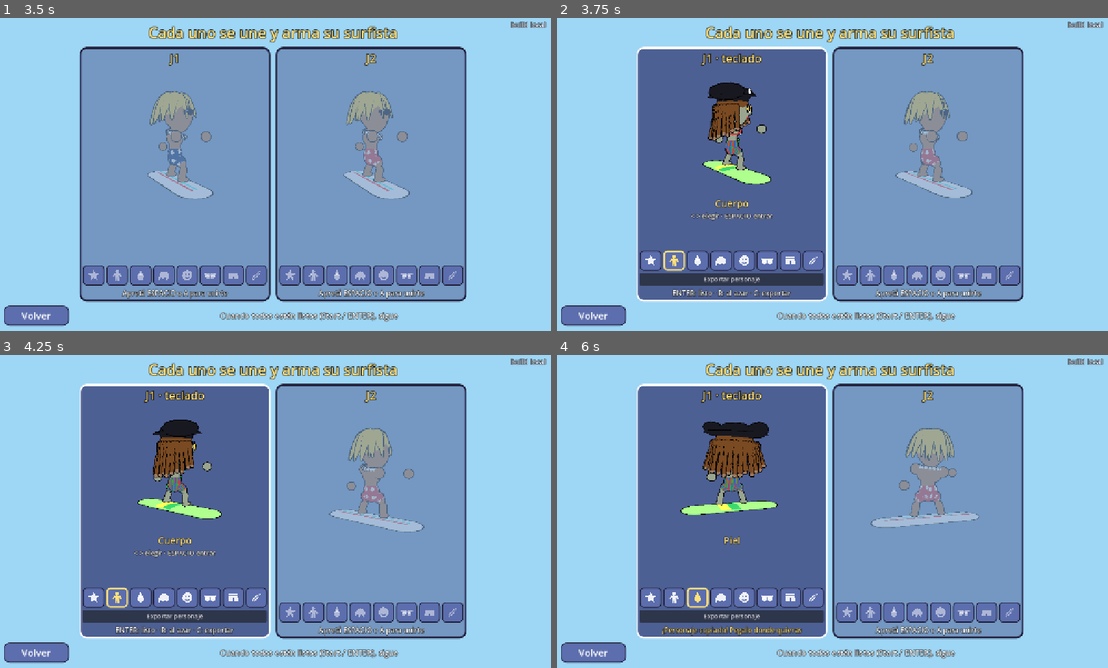
Above: before the commit, frames 1-4 (two rows, left to right).
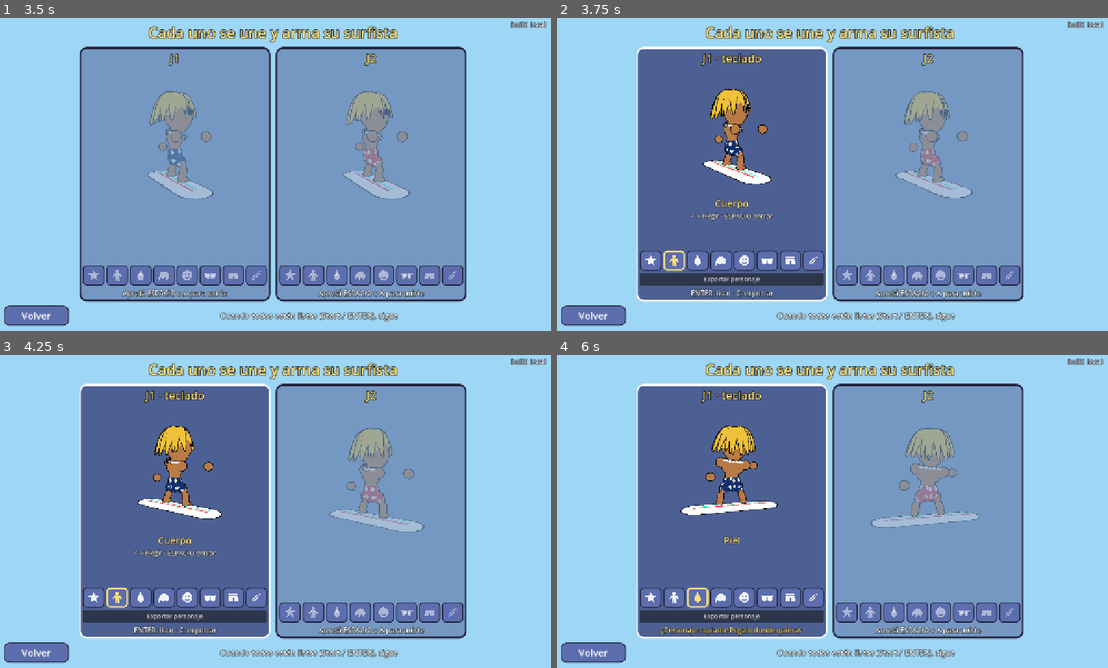
Above: after the commit, the same moments.

Repository: asimplesurfer/simplesurf
Game: Godot game, scene res://ui/menus/character_select.tscn
Same seed, same stepped clock (60 frames per second), same inputs: the game is played once before the commit and once after it. Sound files missing from this copy of the repository are replaced by a short silence.
Inputs (mouse positions are in pixels of both pictures, inside the frame that each line leads up to):
- Up to frame 1 (3.5 s): click "JUGAR" at 0.5 s; click "<" at 1.25 s; click ">" at 2 s; click "¡Vamos!" at 2.75 s
- Up to frame 2 (3.75 s): tap Enter at 3.5 s; move the mouse to (953, 158) at 3.52 s; hold D (p1_right) from 3.53 s (still down); tap R at 3.6 s; click (953, 158) at 3.67 s
- Up to frame 3 (4.25 s): keep holding D (p1_right)
- Up to frame 4 (6 s): release D (p1_right) at 4.25 s; click "Exportar personaje" at 4.25 s; drag from (716, 527) to (804, 574) at 5.02 s; move the mouse to (887, 442) at 5.77 s; hold D (p1_right) from 5.78 s (still down); tap E (p1_b) at 5.85 s

Frame 1 is identical in both runs. In frame 2, 2.2% of the frame differs, in the area x 20-43%, y 20-90%; in frame 3, 2.3%; in frame 4, 2.5%, in the area x 22-40%, y 21-52%.

Commit message:
Corcheras que nunca traban, olas que no desaparecen a la vista, derrape igual a la cortina, sacudón y salpicón, sin botón aleatorio
- Corcheras: al tocarlas endereza hacia donde avanza la carrera (un poco
  hacia adentro), rebote hacia el centro y frena una sola vez; se resbala
  pegado al borde aunque se apriete hacia afuera.
- Olas: no se sacan (ni se desvanecen) las que alguna persona tiene adelante
  a la vista; si no hay lugar, se va la que nadie ve.
- Derrape: tira solo a quien está dentro de la cortina de agua tal como se ve
  (antes la zona era más ancha al costado de la tabla y completa desde el
  primer instante).
- Sacudón de cámara al chocar a otro y al caer de un salto alto, con
  salpicón en anillo alrededor de la tabla.
- Menú de personajes: sin el botón de personaje al azar (Y / R).

Co-Authored-By: Claude Opus 5.5 <noreply@anthropic.com>
Claude-Session: https://claude.ai/code/session_0158oNfJa2g5qsqyuATh8Mjh

Diff:
--- a/core/camera/chase_camera.gd
+++ b/core/camera/chase_camera.gd
@@ -57,6 +57,9 @@
 		target.wave_punched.connect(func() -> void: shake(0.6))
 		# Lo chocaron: un sacudón según la fuerza del golpe.
 		target.bumped.connect(func(_dir: Vector3, strength: float) -> void: shake(0.2 + 0.4 * strength))
+		# Chocó a otro: un sacudón chico. Cayó de un salto alto: según la altura.
+		target.bumped_other.connect(func(_victim: Rider) -> void: shake(0.25))
+		target.hard_landed.connect(func(strength: float) -> void: shake(0.15 + 0.35 * strength))
 	_water = GameSession.find_in_scene(self, "water") as Water
 	if target:
 		global_position = _desired_position()
--- a/core/rider/rider.gd
+++ b/core/rider/rider.gd
@@ -24,6 +24,8 @@
 signal bumped(direction: Vector3, strength: float)
 ## Chocó a otro surfista.
 signal bumped_other(victim: Rider)
+## Cayó al agua desde un salto alto (strength 0..1): sacudón y salpicón.
+signal hard_landed(strength: float)
 signal motivation_started
 ## Atravesó una ola que estaba rompiendo (para la animación, el chapuzón y la cámara).
 signal wave_punched
@@ -117,6 +119,8 @@
 ## Del empujón: cuánto se lleva el chocado y cuánto el que choca (casi nada).
 const BUMP_VICTIM := 1.15
 const BUMP_HITTER := 0.12
+## Desde esta velocidad de caída (m/s) el aterrizaje es "fuerte".
+const HARD_LAND_SPEED := 11.0
 ## El empujón se apaga a este ritmo (m/s²).
 const SHOVE_DECEL := 7.0
 ## Cuánto gira (rad) el chocado hacia donde lo empujan, con un choque fuerte.
@@ -680,7 +684,10 @@
 		grounded = true
 		wave_air_time = -1.0
 		pop_locked = false
+		var impact := -vertical_speed
 		landed.emit()
+		if impact > HARD_LAND_SPEED:
+			hard_landed.emit(clampf((impact - HARD_LAND_SPEED) / 12.0, 0.15, 1.0))
 		return true
 	return false
 
--- a/core/rider/rider_visual.gd
+++ b/core/rider/rider_visual.gd
@@ -75,6 +75,7 @@
 const CARVE_ANGLE := 55.0
 ## Chapuzón al atravesar una ola que rompe.
 var _splash: CPUParticles3D
+var _ring_splash: CPUParticles3D
 ## Tiempo que queda de la animación de atravesar la ola (agachado, brazos sobre la cabeza).
 var duck_time: float = 0.0
 const DUCK_DURATION := 0.45
@@ -91,6 +92,10 @@
 	rider.recovery_stage_changed.connect(_on_recovery_stage_changed)
 	rider.mash_pressed.connect(_on_mash_pressed)
 	rider.wave_punched.connect(_on_wave_punched)
+	# Salpicón alrededor (solo se ve): al chocar con otro y al caer de alto.
+	rider.bumped.connect(func(_d: Vector3, strength: float) -> void: _ring_burst(0.5 + strength))
+	rider.bumped_other.connect(func(_v: Rider) -> void: _ring_burst(0.6))
+	rider.hard_landed.connect(func(strength: float) -> void: _ring_burst(0.6 + strength))
 	# Festeja cuando clava un truco o tira a un rival.
 	rider.trick_landed.connect(func(_spins: int) -> void: _body.cheer())
 	rider.drift_hit.connect(func(_victim: Rider) -> void: _body.cheer())
@@ -168,6 +173,23 @@
 	_splash.position = Vector3(0.0, 1.0, 0.0)
 	add_child(_splash)
 
+	# Salpicón en anillo alrededor de la tabla (choques y caídas de alto).
+	_ring_splash = WaterFx.soft_particles(60, 0.8, 0.4)
+	_ring_splash.name = "RingSplash"
+	_ring_splash.one_shot = true
+	_ring_splash.explosiveness = 0.95
+	_ring_splash.emission_shape = CPUParticles3D.EMISSION_SHAPE_RING
+	_ring_splash.emission_ring_axis = Vector3.UP
+	_ring_splash.emission_ring_radius = 0.9
+	_ring_splash.emission_ring_inner_radius = 0.6
+	_ring_splash.emission_ring_height = 0.1
+	_ring_splash.direction = Vector3(0.0, 1.0, 0.0)
+	_ring_splash.spread = 55.0
+	_ring_splash.initial_velocity_min = 3.0
+	_ring_splash.initial_velocity_max = 6.5
+	_ring_splash.position = Vector3(0.0, 0.15, 0.0)
+	add_child(_ring_splash)
+
 
 ## Atravesó una ola que rompía: chapuzón y animación.
 ## Dónde está la cara del personaje (para saber si atravesó una ola).
@@ -175,6 +197,19 @@
 	if _body:
 		return _body.face_position()
 	return global_position + Vector3.UP * BODY_HEIGHT * 0.9
+
+
+## Salpicón en anillo (fuerza ~0.5..1.6: más gotas y más alto).
+func _ring_burst(strength: float) -> void:
+	_ring_splash.amount = clampi(int(40 * strength), 20, 80)
+	_ring_splash.initial_velocity_max = 4.0 + 3.0 * strength
+	_ring_splash.restart()
+	WaterFx.emit(_ring_splash, true)
+
+
+## La cortina de agua del derrape (para saber a quién tira).
+func drift_spray() -> DriftSpray:
+	return _spray
 
 
 func _on_wave_punched() -> void:
--- a/core/rider/states/state_drifting.gd
+++ b/core/rider/states/state_drifting.gd
@@ -40,22 +40,36 @@
 		state_machine.transition_to(&"airborne")
 
 
-## Comprueba rivales dentro del cono de agua (por posición relativa, sin física).
+## Tira a los rivales que quedan adentro de la cortina de agua TAL COMO SE VE
+## (su forma y su tamaño de ese momento: al empezar el derrape todavía es chica).
+## Al costado de la tabla, fuera de la cortina, no pega.
 func _hit_riders_in_cone() -> void:
-	var stats := rider.stats
-	var back := -rider.forward()
-	var side := rider.right()
-	var tan_half := tan(deg_to_rad(stats.drift_cone_half_angle))
+	var spray: DriftSpray = rider.visual.drift_spray() if rider.visual else null
 	for node in rider.get_tree().get_nodes_in_group("riders"):
 		var other := node as Rider
 		if other == null or other == rider or other.is_fallen() or not other.grounded:
 			continue
-		var rel := other.global_position - rider.global_position
-		rel.y = 0.0
-		var dist_back := rel.dot(back)
-		if dist_back <= 0.0 or dist_back > stats.drift_range:
-			continue
-		if absf(rel.dot(side)) <= 0.8 + dist_back * tan_half:
+		var hit := false
+		if spray:
+			hit = spray.covers(other.global_position, VICTIM_RADIUS)
+		else:
+			hit = _in_cone(other)
+		if hit:
 			other.fall()
 			rider.drift_hit.emit(other)
 			rider.trigger_motivation()
+
+
+## Medio ancho del cuerpo del rival (m): lo toca si la cortina le llega al cuerpo.
+const VICTIM_RADIUS := 0.3
+
+
+## Sin parte visual (no debería pasar): el cono de las estadísticas.
+func _in_cone(other: Rider) -> bool:
+	var stats := rider.stats
+	var rel := other.global_position - rider.global_position
+	rel.y = 0.0
+	var dist_back := rel.dot(-rider.forward())
+	if dist_back <= 0.0 or dist_back > stats.drift_range:
+		return false
+	return absf(rel.dot(rider.right())) <= 0.5 + dist_back * tan(deg_to_rad(stats.drift_cone_half_angle))
--- a/effects/drift_spray.gd
+++ b/effects/drift_spray.gd
@@ -56,6 +56,22 @@
 	_mist.direction = Vector3(0.0, 0.7, 1.0).normalized()
 
 
+## true si el punto (los pies de un rival) queda adentro de la cortina tal como
+## se ve ahora: entre la tabla y la punta, y dentro del ancho del abanico a esa
+## distancia (más `radius`, el medio ancho del cuerpo). Se mide visto desde
+## arriba (la altura no importa: la cortina sale del agua).
+func covers(world_pos: Vector3, radius: float) -> bool:
+	if not _sheet.visible or _amount < 0.15 or not _sheet.is_inside_tree():
+		return false
+	var xf := _sheet.global_transform
+	var local := xf.affine_inverse() * world_pos
+	if local.z < 0.0 or local.z > length:
+		return false
+	var sx := xf.basis.x.length()
+	var half := 0.5 + local.z * tan(deg_to_rad(half_angle))
+	return absf(local.x) <= half + radius / maxf(sx, 0.01)
+
+
 ## Abanico recto hacia atrás (+Z): s = distancia desde la tabla (0..1),
 ## t = de un lado al otro (-1..1). El ancho crece como el cono que tumba.
 func _build_sheet_mesh() -> ArrayMesh:
--- a/tests/suites/test_menu.gd
+++ b/tests/suites/test_menu.gd
@@ -139,7 +139,7 @@
 	await _key(KEY_ESCAPE)
 	var before := d1.to_dict()
 	await _key(KEY_R)
-	_check(d1.to_dict() != before, "R arma uno al azar")
+	_check(d1.to_dict() == before, "ya no hay botón de personaje al azar (R no cambia nada)")
 
 	# Listos: cuando todos están listos, sigue.
 	await _key(KEY_ENTER)
--- a/tests/suites/test_race.gd
+++ b/tests/suites/test_race.gd
@@ -418,6 +418,12 @@
 	_main.add_child(victim)
 	await process_frame
 	victim.state_machine.transition_to(&"riding")
+	# Otro que va a quedar al costado de la tabla (fuera de la cortina de agua): no lo tira.
+	var beside: Rider = load("res://core/rider/rider.tscn").instantiate()
+	beside.player_index = 1
+	_main.add_child(beside)
+	await process_frame
+	beside.state_machine.transition_to(&"riding")
 
 	_set_action(&"p1_right", true)
 	await _wait(0.2)
@@ -431,7 +437,13 @@
 	var speed_before := _rider.speed
 	victim.global_position = _rider.global_position - _rider.forward() * 3.0
 	victim.position.y = _water_height_here()
-	await _wait(0.3)
+	for i in int(0.3 * FPS):
+		# Pegado al costado: 1,2 m detrás del centro y 1,3 m al lado (la regla
+		# vieja, más ancha que la cortina, lo tiraba).
+		beside.global_position = _rider.global_position - _rider.forward() * 1.2 + _rider.right() * 1.3
+		beside.position.y = _water_height_here()
+		beside.speed = 0.0
+		await process_frame
 	_check(_rider.speed < speed_before, "derrapar frena")
 	_check(
 		absf(wrapf(_rider.heading - heading_before, -PI, PI)) < 0.12,
@@ -449,12 +461,14 @@
 			"la cortina sale recta hacia atrás (centro x %.2f, largo %.1f m)" % [center_x, box.end.z]
 		)
 	_check(victim.is_fallen(), "el agua del derrape tira al rival que está detrás")
+	_check(not beside.is_fallen(), "al que está al costado de la tabla (fuera de la cortina) no lo tira")
 
 	_set_action(&"p1_drift", false)
 	_set_action(&"p1_right", false)
 	await _wait(0.1)
 	_check(_state() == &"riding", "soltar S termina el derrape")
 	victim.queue_free()
+	beside.queue_free()
 	await _wait(1.0)
 
 
@@ -865,6 +879,29 @@
 	_check(min_speed > 8.0, "contra la corchera no pierde casi velocidad (mín %.1f m/s)" % min_speed)
 	_check(moved > 0.1, "y sigue avanzando a lo largo de ella (%.2f rad)" % moved)
 	_check(lat <= _course.half_width, "sin salirse de la pista (%.1f m)" % lat)
+	await _wait_until_state(&"riding", 3.0)
+	# Peor caso: derecho contra la corchera (de frente y un poco para atrás),
+	# girando hacia afuera todo el tiempo. Nunca se traba: rebota hacia
+	# donde avanza la carrera y resbala.
+	_set_action(&"p1_down", false)
+	var a1 := 2.6
+	_teleport(_course.track.position_at(a1, _course.half_width - 2.0))
+	var out_heading := _course.track.heading_at(a1) + PI * 0.5 + 0.35
+	_rider.heading = out_heading
+	_rider.speed = 13.0
+	var side := signf(_course.track.lateral_of(_rider.position))
+	# Girar hacia la corchera (afuera).
+	var steer_out := &"p1_left" if side > 0.0 else &"p1_right"
+	_set_action(steer_out, true)
+	var min_speed2 := 99.0
+	for i in int(2.0 * FPS):
+		min_speed2 = minf(min_speed2, _rider.speed)
+		await process_frame
+	_set_action(steer_out, false)
+	var moved2 := wrapf(_course.track.angle_of(_rider.position) - a1, -PI, PI)
+	_check(moved2 > 0.15, "de frente contra la corchera rebota hacia adelante y resbala (%.2f rad)" % moved2)
+	_check(min_speed2 > 6.0, "sin quedar trabado (mín %.1f m/s)" % min_speed2)
+	_set_action(&"p1_down", true)
 	await _wait_until_state(&"riding", 3.0)
 
 
--- a/ui/menus/character_select.gd
+++ b/ui/menus/character_select.gd
@@ -312,8 +312,6 @@
 			card.accept()
 		"start":
 			card.toggle_ready()
-		"random":
-			card.randomize_character()
 		"export":
 			card.export_character()
 		"back":
@@ -478,7 +476,7 @@
 # ---------------------------------------------------------------- entrada
 
 ## Traduce un evento a (dispositivo, acción): acción = left/right/up/down,
-## accept, back, start, random o export. Devuelve [] si no es nada de eso.
+## accept, back, start o export. Devuelve [] si no es nada de eso.
 func _read(event: InputEvent) -> Array:
 	var key := event as InputEventKey
 	if key and key.pressed:
@@ -503,8 +501,6 @@
 				return [InputSetup.KEYBOARD, "start"]
 			KEY_ESCAPE, KEY_BACKSPACE:
 				return [InputSetup.KEYBOARD, "back"]
-			KEY_R:
-				return [InputSetup.KEYBOARD, "random"]
 			KEY_C:
 				return [InputSetup.KEYBOARD, "export"]
 		return []
@@ -531,8 +527,6 @@
 						return [jb.device, "back"]
 					"start":
 						return [jb.device, "start"]
-					"top":
-						return [jb.device, "random"]
 		return []
 	var jm := event as InputEventJoypadMotion
 	if jm and (jm.axis == JOY_AXIS_LEFT_X or jm.axis == JOY_AXIS_LEFT_Y):
--- a/ui/menus/player_card.gd
+++ b/ui/menus/player_card.gd
@@ -10,7 +10,6 @@
 ##     la opción y arriba / abajo pasa a la otra fila (por ejemplo, el color);
 ##   - B / ESC: volver a los íconos;
 ##   - Start / ENTER: listo (otra vez: no listo);
-##   - Y / R: personaje al azar;
 ##   - Select / C (o el botón): copia el personaje al portapapeles (para
 ##     pasarlo y guardarlo como estilo armado).
 
@@ -252,18 +251,6 @@
 	ready_changed.emit()
 
 
-func randomize_character() -> void:
-	if is_ready:
-		return
-	var r := CharacterData.random(_rng)
-	for prop in CharacterData.SLIDERS.values():
-		data().set(prop, r.get(prop))
-	for f in CharacterData.FIELDS:
-		data().set(CharacterData.FIELDS[f][0], r.get_option(f))
-	preset = -1
-	_changed()
-
-
 ## Copia los datos del personaje al portapapeles.
 func export_character() -> void:
 	if not joined():
@@ -374,8 +361,7 @@
 		_editor.add_child(_label(cat_name, 22, YELLOW))
 		_editor.add_child(_label("< > elegir · %s entrar" % ("A" if pad else "ESPACIO"), 15, Color.WHITE))
 		if _copied_time <= 0.0:
-			_status.text = "%s: listo · %s: al azar · %s: exportar" % [
-				"Start" if pad else "ENTER", "Y" if pad else "R", "Select" if pad else "C"]
+			_status.text = "%s: listo · %s: exportar" % ["Start" if pad else "ENTER", "Select" if pad else "C"]
 		return
 	var rows := category_rows()
 	# Fila actual: su nombre y las opciones con su vista previa.
--- a/world/course.gd
+++ b/world/course.gd
@@ -45,6 +45,11 @@
 var markers: CourseMarkers
 var _water: Water
 var _time: float = 0.0
+## Corcheras: cuánto hacia adentro sale después de tocarlas (0 = paralelo), cuánta
+## velocidad pierde al pegarles de frente y qué tan fuerte rebota.
+const EDGE_INWARD := 0.12
+const EDGE_SPEED_LOSS := 0.2
+const EDGE_BOUNCE := 0.35
 
 
 func _ready() -> void:
@@ -197,6 +202,8 @@
 			rider.position.x = p.x
 			rider.position.z = p.z
 			_slide_along_edge(rider, loc, signf(loc.y))
+		elif absf(loc.y) < limit - 1.5:
+			_leave_edge(rider)
 
 	if not hazards_enabled:
 		return
@@ -211,9 +218,11 @@
 			ring.try_collect(rider, _time)
 
 
-## Contra la corchera: se desliza a lo largo de ella. Se le saca solo la parte
-## del rumbo que va hacia afuera (sigue avanzando) y pierde un poco de velocidad
-## una sola vez al tocarla, no en cada frame.
+## Contra la corchera: nunca se traba. Lo endereza hacia donde avanza la
+## carrera (un poquito hacia adentro), le da un rebote hacia el centro y lo deja
+## resbalar pegado al borde. Frena solo un poco y una sola vez, al primer toque
+## (seguir apretando contra la corchera no lo frena más). La cámara sigue sola
+## el rumbo nuevo.
 func _slide_along_edge(rider: Rider, loc: Vector2, side: float) -> void:
 	var edge := track.position_at(loc.x, side * half_width)
 	var center := track.position_at(loc.x, 0.0)
@@ -221,17 +230,27 @@
 	var f := rider.forward()
 	var fwd := Vector2(f.x, f.z)
 	var into := fwd.dot(out)
+	var first_touch := not rider.has_meta("on_edge")
+	rider.set_meta("on_edge", true)
 	if into <= 0.0:
 		return
-	var slide := fwd - out * into
-	if slide.length() < 0.05:
-		# De frente contra la corchera: seguir en el sentido de la carrera.
-		var t := track.tangent_at(loc.x)
-		slide = Vector2(t.x, t.z)
-	slide = slide.normalized()
-	rider.heading = atan2(-slide.x, -slide.y)
-	# Pierde velocidad según qué tan de frente pegó (de refilón casi nada).
-	rider.speed *= 1.0 - 0.35 * into
+	# Hacia donde avanza la carrera, apenas hacia adentro (así se despega).
+	var t := track.tangent_at(loc.x)
+	var race_dir := Vector2(t.x, t.z).normalized()
+	var dir := (race_dir - out * EDGE_INWARD).normalized()
+	rider.heading = atan2(-dir.x, -dir.y)
+	if first_touch:
+		# Pierde algo de velocidad según qué tan de frente pegó (de refilón, casi nada).
+		rider.speed *= 1.0 - EDGE_SPEED_LOSS * into
+		# Rebote hacia el centro de la pista.
+		var push := -out * rider.speed * into * EDGE_BOUNCE
+		rider.shove += Vector3(push.x, 0.0, push.y)
+
+
+## Al alejarse del borde se vuelve a poder "tocar" (el próximo toque frena).
+func _leave_edge(rider: Rider) -> void:
+	if rider.has_meta("on_edge"):
+		rider.remove_meta("on_edge")
 
 
 ## Choque: se cae, queda fuera del obstáculo y mirando en el sentido de la
--- a/world/wave_manager.gd
+++ b/world/wave_manager.gd
@@ -247,7 +247,9 @@
 	return false
 
 
-## Las olas que ya quedaron atrás de todos se desvanecen (dejan lugar a nuevas).
+## Las olas que ya no le sirven a nadie se desvanecen (dejan lugar a nuevas).
+## Una ola sirve si algún corredor la tiene adelante y cerca, o si alguna
+## persona la puede estar viendo (así nunca se ve desaparecer una ola).
 func _retire_passed() -> void:
 	var targets := _targets()
 	if targets.is_empty():
@@ -258,6 +260,8 @@
 		points.append(Vector2(t.global_position.x, t.global_position.z))
 		dirs.append(_track_dir(t))
 	for s in _water.swells:
+		if _seen_by_people(s):
+			continue
 		var useful := false
 		for i in points.size():
 			var rel := s.center - points[i]
@@ -268,20 +272,50 @@
 			s.retire()
 
 
-## Si no entra otra ola, saca la menos útil (la que ya se está yendo, o la más vieja).
+## Distancia hasta la que una persona puede ver una ola (m): la cámara ve hasta
+## ~320 m, con bruma desde ~170.
+const SEEN_DISTANCE := 260.0
+
+
+## true si alguna persona (o la cámara de la demo) puede estar viendo la ola:
+## la tiene adelante y no muy lejos (las de atrás no se ven).
+func _seen_by_people(s: Swell) -> bool:
+	for node in get_tree().get_nodes_in_group("riders"):
+		var r := node as Rider
+		if r == null or not r.has_view:
+			continue
+		var p := Vector2(r.global_position.x, r.global_position.z)
+		var rel := s.center - p
+		# Adelante (donde mira la cámara) y dentro de lo que llega a verse.
+		if rel.length() - s.half_length < SEEN_DISTANCE and rel.dot(_track_dir(r)) > -s.width * 3.0 - 8.0:
+			return true
+	return false
+
+
+## Si no entra otra ola, saca la menos útil que nadie esté viendo (la que ya
+## se está yendo, o la más vieja). Si todas se ven, no saca ninguna de golpe:
+## la menos útil empieza a desvanecerse y la nueva espera.
 func _free_slot() -> void:
 	if _water.can_add_swell() or _water.swells.is_empty():
 		return
 	var worst: Swell = null
 	var worst_score := -INF
+	var worst_seen: Swell = null
+	var worst_seen_score := -INF
 	for s in _water.swells:
 		var leaving := s.lifetime - s.age < s.fade_time + 0.1
 		var score := s.age + (1000.0 if leaving else 0.0) - s.amplitude
-		if score > worst_score:
+		if _seen_by_people(s):
+			if score > worst_seen_score:
+				worst_seen_score = score
+				worst_seen = s
+		elif score > worst_score:
 			worst_score = score
 			worst = s
 	if worst:
 		_water.swells.erase(worst)
+	elif worst_seen:
+		worst_seen.retire()
 
 
 ## Ola de frente, probando a varias distancias (puede caer cerca de una isla).
